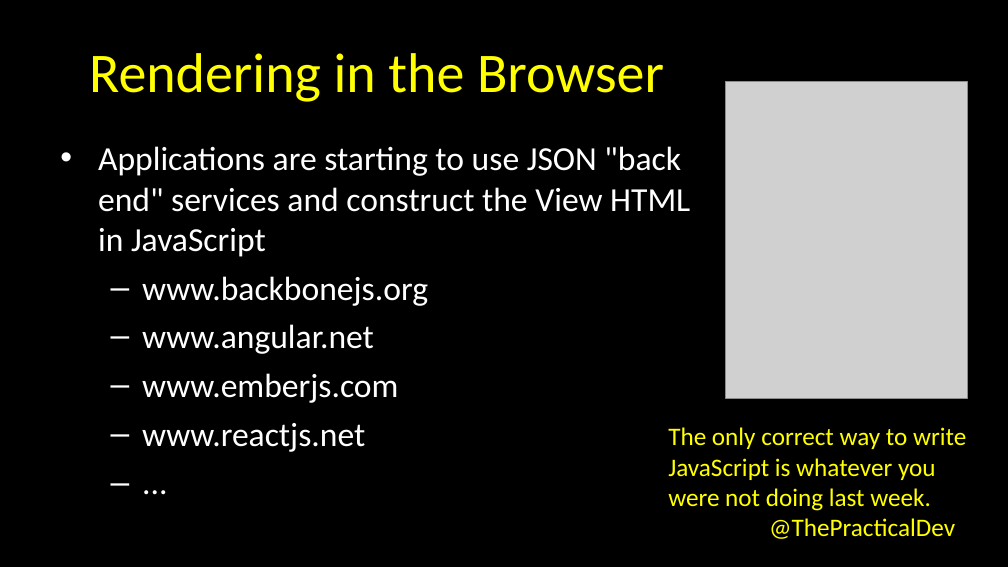
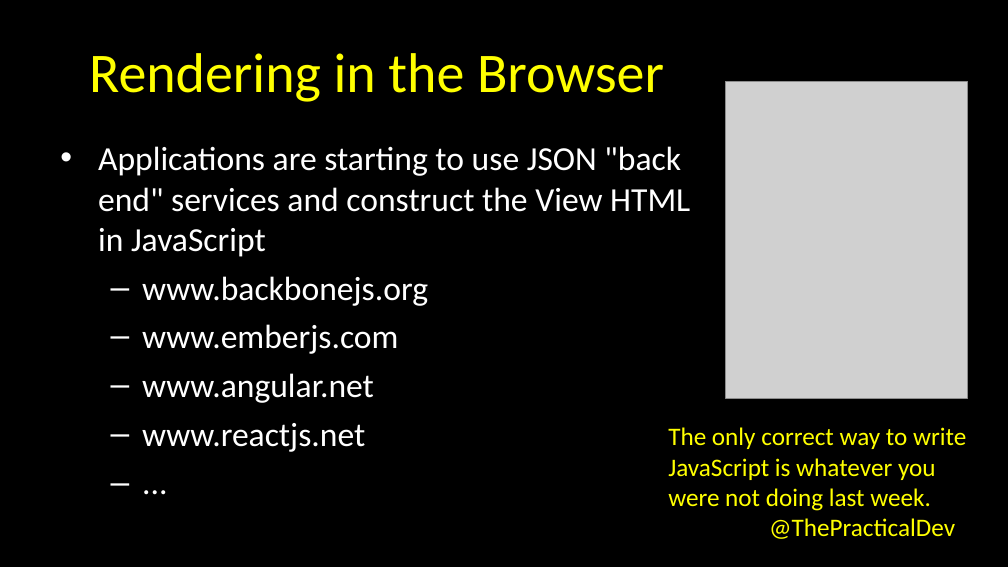
Before and after one commit to csev/wa4e, a slide deck: slide 2 of lectures/JS-05-Handlebars.ppt. Drawn at 1008x567 pixels with LibreOffice and Linux fonts; fonts in the diff are those of the drawing; grey boxes stand for pictures. Boxes give left, top, right and bottom in pixels: in the first picture for what was removed or moved away, otherwise in the second. Text is boxed around its words. In the diff, an @@ line names an element or a change of style, - is before the commit and + after.

```diff
--- a/lectures/JS-05-Handlebars.ppt
+++ b/lectures/JS-05-Handlebars.ppt
@@ text at <box>142,324,398,354</box>: paragraph added @@
+  – www.emberjs.com
@@ text at <box>142,373,398,403</box>: paragraph removed @@
-  – www.emberjs.com
```
Also in this commit, not shown: 3 other slides changed, 1 slide added, 1 other file.
